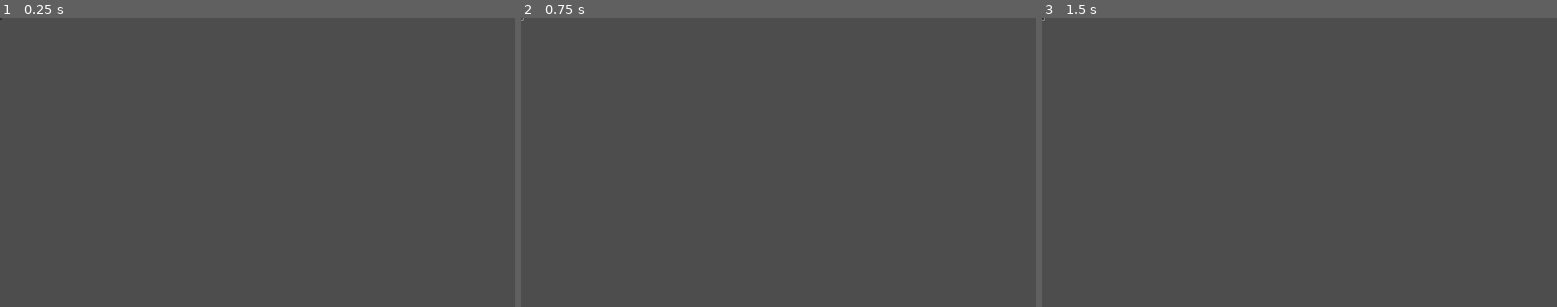
Above: before the commit, frames 1-3 (left to right).
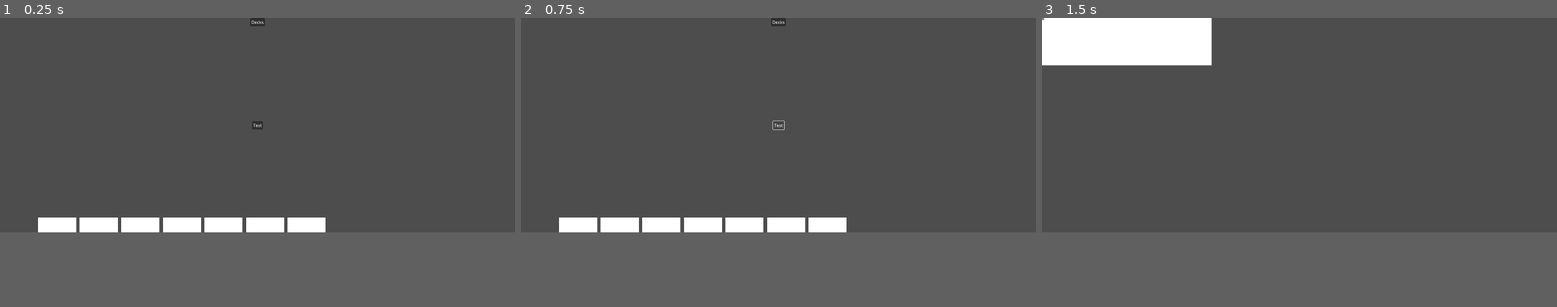
Above: after the commit, the same moments.

Repository: carbohydrate/card-game-client
Game: Godot game, scene res://scenes/menu.tscn
Two runs of this game, one before a commit and one after it. Both use one fixed random seed, a clock stepped at 60 frames per second and the inputs below. This scene is started directly instead of the project's main scene.
Inputs (mouse positions are in pixels of both pictures, inside the frame that each line leads up to; where the layout moved, square brackets give the same spot in the first picture):
- Up to frame 1 (0.25 s): no input
- Up to frame 2 (0.75 s): click (778, 162) [521, 18] at 0.5 s
- Up to frame 3 (1.5 s): click (1299, 23) at 1.25 s, where only the run after the commit has a clickable "Decks"
In our replay, the window is 799x449 before the commit and 799x333 after it. These sizes can differ from the game's own. Grey fills any space a smaller window leaves; there, only what the larger window draws over its background counts as a difference.

The runs differ from the first frame. In frame 1, 2.8% of the frame differs, in the area x 0-64%, y 0-75%; in frame 2, 2.8%; in frame 3, 5.4%, in the area x 0-34%, y 0-17%.

Commit message:
start menu decks state ui

Diff:
--- a/autoload/networking.gd
+++ b/autoload/networking.gd
@@ -27,8 +27,8 @@
 		push_error('An error occurred in the HTTP request.')
 
 func _on_connect_pressed_completed(result: int, response_code: int, headers: PackedStringArray, body: PackedByteArray):
-	var json = JSON.parse_string(body.get_string_from_utf8())
-	print(json['message'])
+	var data: Variant = JSON.parse_string(body.get_string_from_utf8())
+	#print(json['message'])
 
 	if (result == HTTPRequest.RESULT_SUCCESS && response_code == 200):
 		print('success')
@@ -37,9 +37,10 @@
 				print('h: ', h)
 				session = h.split(':', true, 1)[1].strip_edges().split('; ')[0]
 				print('session: ', session)
+				State.account_decks = data
 				connected_to_server_success.emit()
 	else:
-		connected_to_server_failed.emit(json['message'])
+		connected_to_server_failed.emit(data['message'])
 
 #func _on_button_2_pressed():
 	#var http_request = HTTPRequest.new()
--- /dev/null
+++ b/autoload/state.gd
@@ -0,0 +1,3 @@
+extends Node
+
+var account_decks: Array = []
--- a/project.godot
+++ b/project.godot
@@ -18,8 +18,11 @@
 [autoload]
 
 Networking="*res://autoload/networking.gd"
+State="*res://autoload/state.gd"
 
 [display]
 
 window/size/viewport_width=1920
-window/size/viewport_height=1080
+window/size/viewport_height=800
+window/size/initial_position_type=2
+window/size/initial_screen=1
--- /dev/null
+++ b/scenes/decks.tscn
@@ -0,0 +1,14 @@
+[gd_scene load_steps=2 format=3 uid="uid://p00kb1emd7ow"]
+
+[sub_resource type="CanvasTexture" id="CanvasTexture_ipp38"]
+
+[node name="Decks" type="Node2D"]
+
+[node name="Sprite2D" type="Sprite2D" parent="."]
+position = Vector2(316.25, 87.75)
+scale = Vector2(633.5, 176.5)
+texture = SubResource("CanvasTexture_ipp38")
+
+[node name="Button" type="Button" parent="."]
+offset_right = 8.0
+offset_bottom = 8.0
--- a/scenes/menu.tscn
+++ b/scenes/menu.tscn
@@ -1,4 +1,7 @@
-[gd_scene format=3 uid="uid://chvpwec2i06tk"]
+[gd_scene load_steps=3 format=3 uid="uid://chvpwec2i06tk"]
+
+[ext_resource type="Script" path="res://scripts/menu.gd" id="1_cl3hf"]
+[ext_resource type="PackedScene" uid="uid://bdvbnhja5xggr" path="res://scenes/test_card.tscn" id="2_rdfkd"]
 
 [node name="Menu" type="Control"]
 layout_mode = 3
@@ -7,8 +10,56 @@
 anchor_bottom = 1.0
 grow_horizontal = 2
 grow_vertical = 2
+script = ExtResource("1_cl3hf")
 
 [node name="Button" type="Button" parent="."]
-layout_mode = 0
-offset_right = 8.0
-offset_bottom = 8.0
+layout_mode = 1
+anchors_preset = 8
+anchor_left = 0.5
+anchor_top = 0.5
+anchor_right = 0.5
+anchor_bottom = 0.5
+offset_left = -20.5
+offset_top = -15.5
+offset_right = 20.5
+offset_bottom = 15.5
+grow_horizontal = 2
+grow_vertical = 2
+text = "Test"
+
+[node name="HBoxContainer" type="HBoxContainer" parent="."]
+layout_mode = 1
+anchors_preset = 5
+anchor_left = 0.5
+anchor_right = 0.5
+offset_left = -27.0
+offset_right = 27.0
+offset_bottom = 31.0
+grow_horizontal = 2
+
+[node name="DecksButton" type="Button" parent="HBoxContainer"]
+layout_mode = 2
+text = "Decks"
+
+[node name="TestCard" parent="." instance=ExtResource("2_rdfkd")]
+position = Vector2(142, 745)
+
+[node name="TestCard2" parent="." instance=ExtResource("2_rdfkd")]
+position = Vector2(297, 745)
+
+[node name="TestCard3" parent="." instance=ExtResource("2_rdfkd")]
+position = Vector2(452, 745)
+
+[node name="TestCard4" parent="." instance=ExtResource("2_rdfkd")]
+position = Vector2(607, 745)
+
+[node name="TestCard5" parent="." instance=ExtResource("2_rdfkd")]
+position = Vector2(762, 745)
+
+[node name="TestCard6" parent="." instance=ExtResource("2_rdfkd")]
+position = Vector2(917, 745)
+
+[node name="TestCard7" parent="." instance=ExtResource("2_rdfkd")]
+position = Vector2(1072, 745)
+
+[connection signal="pressed" from="HBoxContainer/DecksButton" to="." method="_on_decks_button_pressed"]
--- /dev/null
+++ b/scenes/test_card.tscn
@@ -0,0 +1,4 @@
+[gd_scene format=3 uid="uid://bdvbnhja5xggr"]
+
+[node name="TestCard" type="Polygon2D"]
+polygon = PackedVector2Array(0, 0, 142, 0, 142, 200, 0, 200)
--- /dev/null
+++ b/scripts/menu.gd
@@ -0,0 +1,20 @@
+extends Control
+
+var decks_scene = preload("res://scenes/decks.tscn").instantiate()
+
+func _ready():
+	var testData = State.account_decks
+	print(typeof(testData))
+	print('testData: ', testData)
+
+
+# Called every frame. 'delta' is the elapsed time since the previous frame.
+func _process(delta):
+	pass
+
+
+func _on_decks_button_pressed():
+	get_tree().root.add_child(decks_scene)
+	#add_child(decks_scene)
+	self.visible = false
+	#self.queue_free()
